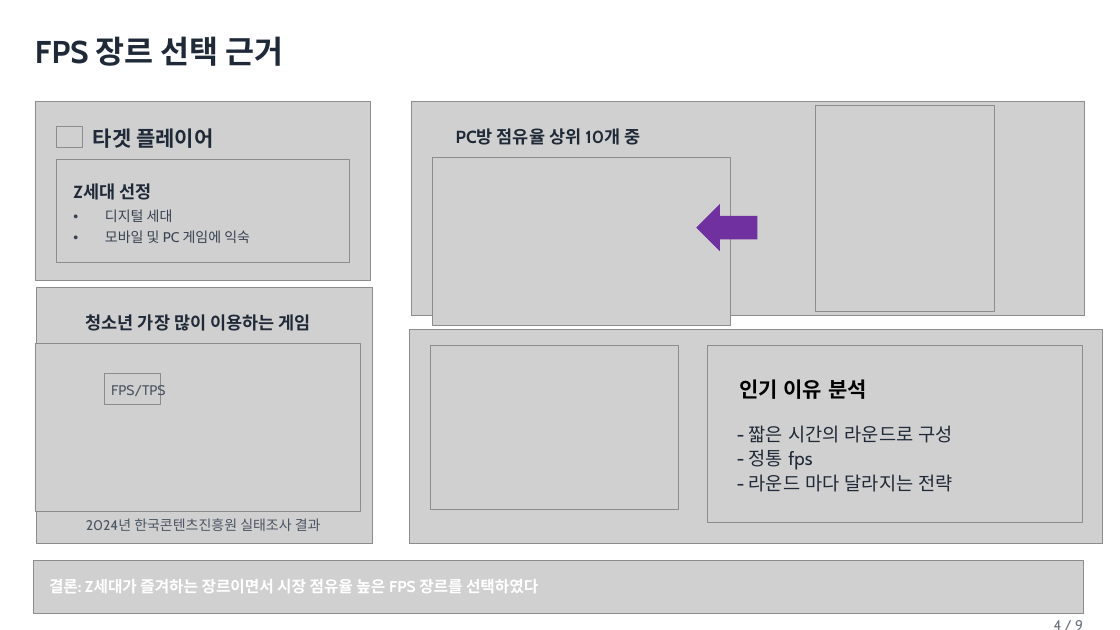
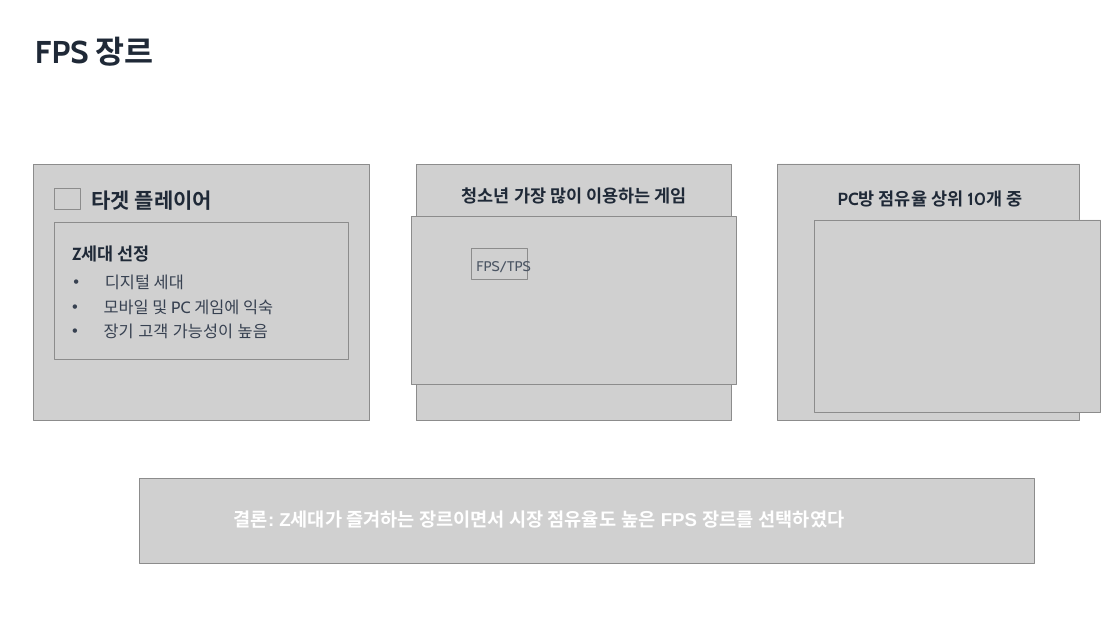
Before and after one commit to yunseo0129/2025_CapstoneGame, a slide deck: slide 4 of Design/종합설계기획.pptx. Drawn at 1120x630 pixels with LibreOffice and Linux fonts; fonts in the diff are those of the drawing; grey boxes stand for pictures; background and template pictures are left out. Boxes give left, top, right and bottom in pixels: in the first picture for what was removed or moved away, otherwise in the second. Text is boxed around its words. In the diff, an @@ line names an element or a change of style, - is before the commit and + after.

```diff
--- a/Design/종합설계기획.pptx
+++ b/Design/종합설계기획.pptx
@@ text at (35, 36, 154, 66): text changed @@
-FPS 장르 선택 근거
+FPS 장르
@@ picture removed at (816, 106, 995, 313) @@
@@ picture: place and size @@
-picture at (35, 102, 371, 280)
+picture at (34, 164, 370, 420)
@@ picture: place and size @@
-picture at (37, 287, 373, 544)
+picture at (416, 165, 732, 421)
@@ picture: place and size @@
-picture at (411, 102, 1085, 315)
+picture at (778, 164, 1081, 420)
@@ picture: place and size @@
-picture at (56, 126, 82, 147)
+picture at (55, 189, 81, 210)
@@ text "타겟 플레이어": place and size @@
-text "타겟 플레이어" at (93, 128, 213, 148)
+text "타겟 플레이어" at (91, 190, 212, 210)
@@ text "청소년 가장 많이 이용하는 게임": place and size @@
-text "청소년 가장 많이 이용하는 게임" at (86, 314, 311, 331)
+text "청소년 가장 많이 이용하는 게임" at (462, 187, 687, 204)
@@ right arrow removed at (697, 205, 757, 250) @@
@@ text "PC방 점유율 상위 10개 중": place and size @@
-text "PC방 점유율 상위 10개 중" at (456, 128, 640, 145)
+text "PC방 점유율 상위 10개 중" at (838, 190, 1022, 207)
@@ picture: place and size @@
-picture at (56, 160, 350, 263)
+picture at (55, 222, 349, 359)
@@ text "Z세대 선정": place and size @@
-text "Z세대 선정" at (73, 183, 151, 200)
+text "Z세대 선정" at (72, 245, 150, 262)
@@ picture: place and size @@
-picture at (35, 344, 361, 512)
+picture at (411, 217, 737, 385)
@@ picture: place and size @@
-picture at (432, 157, 731, 325)
+picture at (814, 220, 1101, 413)
@@ picture: place and size @@
-picture at (105, 373, 160, 405)
+picture at (472, 249, 528, 281)
@@ text "FPS/TPS": place and size @@
-text "FPS/TPS" at (111, 383, 166, 399)
+text "FPS/TPS" at (476, 259, 531, 275)
@@ text "모바일 및 PC 게임에 익숙" at (104, 299, 273, 314): size 12 to 14 pt @@
@@ text "모바일 및 PC 게임에 익숙": place and size @@
-text "모바일 및 PC 게임에 익숙" at (105, 230, 250, 243)
+text "모바일 및 PC 게임에 익숙" at (104, 299, 273, 314)
@@ text "디지털 세대": place and size @@
-text "디지털 세대" at (105, 209, 173, 222)
+text "디지털 세대" at (105, 274, 184, 290)
@@ text "디지털 세대" at (105, 274, 184, 290): size 12 to 14 pt @@
@@ text added at (104, 323, 268, 339), 14 pt, text #374151 @@
+• 장기 고객 가능성이 높음
@@ picture removed at (410, 330, 1103, 544) @@
@@ picture removed at (431, 345, 679, 510) @@
@@ picture removed at (708, 345, 1083, 523) @@
@@ text removed at (739, 379, 867, 399) @@
-인기 이유 분석
@@ text removed at (749, 425, 953, 492) @@
-- 짧은 시간의 라운드로 구성
-- 정통 fps
-- 라운드 마다 달라지는 전략
@@ picture: place and size @@
-picture at (34, 561, 1084, 613)
+picture at (139, 479, 1035, 564)
@@ text removed at (86, 518, 321, 531) @@
-2024년 한국콘텐츠진흥원 실태조사 결과
@@ text at (234, 511, 845, 527): text changed; size 13.5 to 16 pt; font Cabin to Arial @@
-결론: Z세대가 즐겨하는 장르이면서 시장 점유율 높은 FPS 장르를 선택하였다
+결론: Z세대가 즐겨하는 장르이면서 시장 점유율도 높은 FPS 장르를 선택하였다
@@ text removed at (1054, 613, 1091, 630) @@
-4 / 9
```
Also in this commit, not shown: 9 other slides changed, 5 slides added, 3 slides removed, 1 other file.
